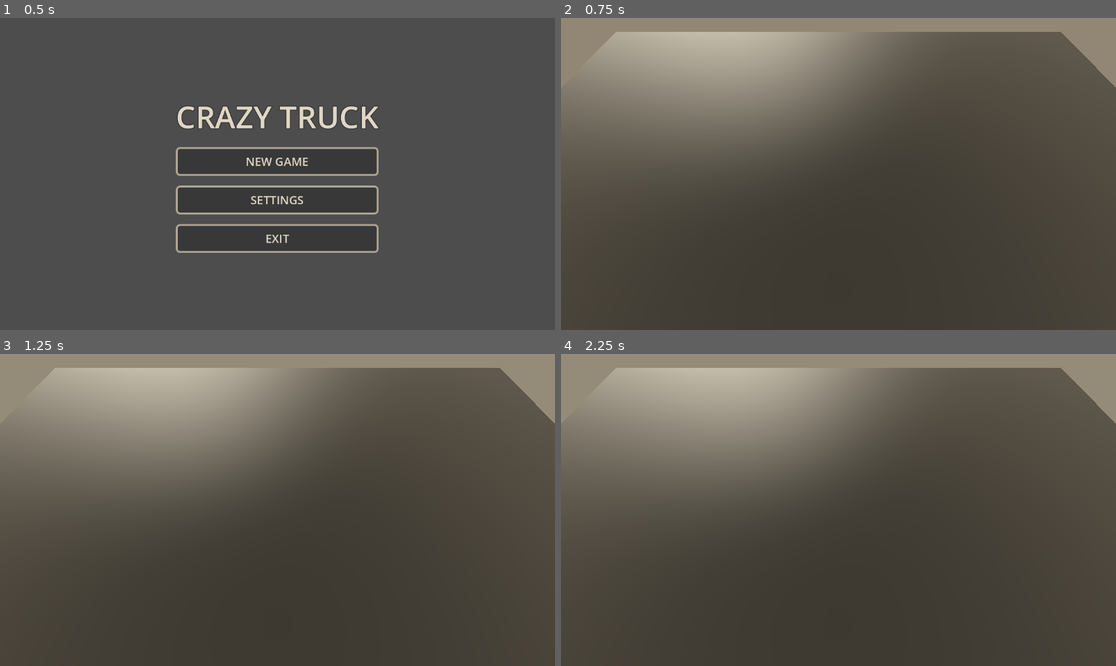
Above: before the commit, frames 1-4 (two rows, left to right).
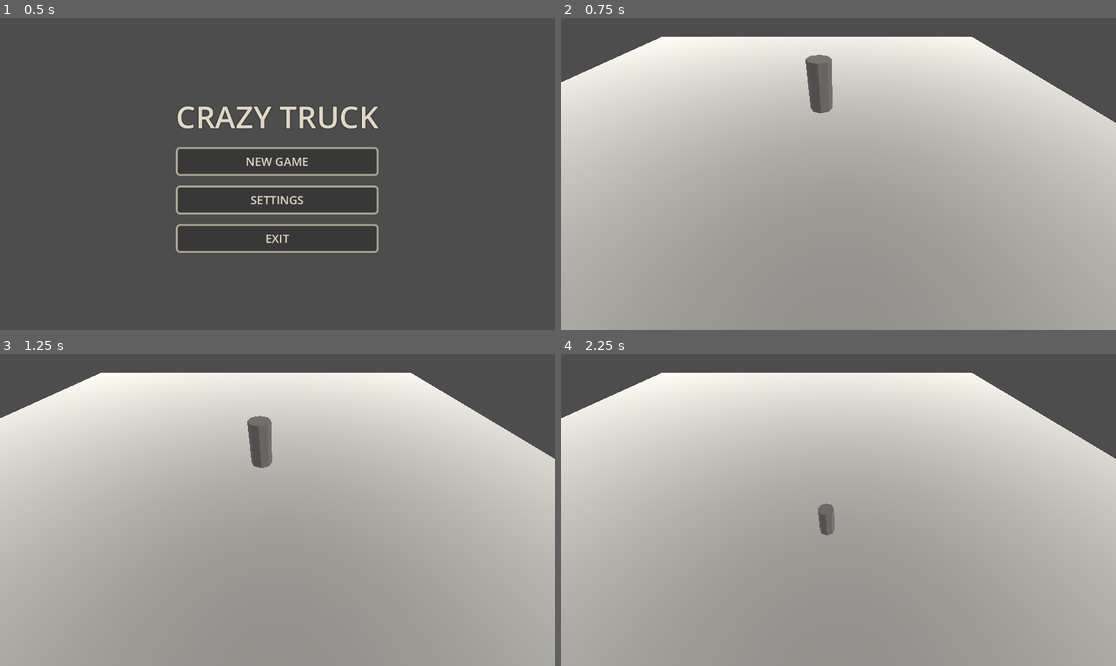
Above: after the commit, the same moments.

Repository: gruzek/CrazyTruck
Game: Godot game, scene res://scenes/intro/MainMenu.tscn
The game is run twice, just before and just after one commit, with the same random seed, the same clock (stepped at 60 frames per second) and the same inputs.
Inputs:
- Up to frame 1 (0.5 s): no input
- Up to frame 2 (0.75 s): click "NEW GAME" at 0.5 s
- Up to frame 3 (1.25 s): no input
- Up to frame 4 (2.25 s): no input

Frame 1 is identical in both runs. In frame 2, 97% of the frame differs, in the area x 0-100%, y 0-100%; in frame 3, 96%; in frame 4, 97%.

Commit message:
Testing Physics and First Level

Diff:
--- a/project.godot
+++ b/project.godot
@@ -15,6 +15,10 @@
 config/features=PackedStringArray("4.4", "GL Compatibility")
 config/icon="res://icon.svg"
 
+[physics]
+
+3d/default_gravity_vector=Vector3(0, -5, 0)
+
 [rendering]
 
 renderer/rendering_method="gl_compatibility"
--- a/scenes/level-01/level-01.tscn
+++ b/scenes/level-01/level-01.tscn
@@ -1,14 +1,9 @@
-[gd_scene load_steps=5 format=3 uid="uid://ctdgpb2jbghhh"]
+[gd_scene load_steps=6 format=3 uid="uid://ctdgpb2jbghhh"]
 
 [ext_resource type="PackedScene" uid="uid://ctdbc8tik1c7w" path="res://objects/spawnPoint/spawnPoint.tscn" id="1_rq5lv"]
-
-[sub_resource type="BoxMesh" id="BoxMesh_fqg4s"]
-
-[sub_resource type="StandardMaterial3D" id="StandardMaterial3D_ted77"]
-albedo_color = Color(0.266575, 0.266575, 0.266575, 1)
+[ext_resource type="PackedScene" uid="uid://rj4k4uxb2e2h" path="res://assets/level-01.glb" id="2_fqg4s"]
 
 [sub_resource type="Environment" id="Environment_ihtsc"]
-fog_enabled = true
 fog_light_color = Color(0.587836, 0.545045, 0.468297, 1)
 fog_light_energy = 1.24
 fog_sun_scatter = 0.18
@@ -20,12 +15,12 @@
 volumetric_fog_length = 37.74
 volumetric_fog_ambient_inject = 0.57
 
+[sub_resource type="StandardMaterial3D" id="StandardMaterial3D_fqg4s"]
+albedo_color = Color(0.252028, 0.252028, 0.252028, 1)
+
+[sub_resource type="CylinderShape3D" id="CylinderShape3D_fqg4s"]
+
 [node name="Level-01" type="Node3D"]
-
-[node name="Floor" type="MeshInstance3D" parent="."]
-transform = Transform3D(100, 0, 0, 0, 1, 0, 0, 0, 100, 0, -0.5, 0)
-mesh = SubResource("BoxMesh_fqg4s")
-surface_material_override/0 = SubResource("StandardMaterial3D_ted77")
 
 [node name="SpawnPoint" parent="." instance=ExtResource("1_rq5lv")]
 transform = Transform3D(1, 0, 0, 0, 1, 0, 0, 0, 1, -38.5124, 0, 44.1182)
@@ -34,9 +29,27 @@
 environment = SubResource("Environment_ihtsc")
 
 [node name="DirectionalLight3D" type="DirectionalLight3D" parent="."]
-transform = Transform3D(-0.594427, -0.70829, -0.380765, -0.662578, 0.699708, -0.267204, 0.455682, 0.0934528, -0.885223, 0, 135.85, 0)
-light_color = Color(0.880599, 0.847806, 0.771293, 1)
-light_energy = 4.429
+transform = Transform3D(-0.5, -0.612372, 0.612372, 0, 0.707107, 0.707107, -0.866025, 0.353553, -0.353553, 0, 135.85, 0)
+light_color = Color(0.95685, 0.944491, 0.915537, 1)
+light_energy = 2.0
+light_angular_distance = 90.0
+shadow_enabled = true
+shadow_bias = 0.2
+shadow_normal_bias = 1.0
 
 [node name="TestCamera" type="Camera3D" parent="."]
-transform = Transform3D(1, 0, 0, 0, 0.483343, 0.875431, 0, -0.875431, 0.483343, 0, 24.5514, 0)
+transform = Transform3D(1, 0, 0, 0, 0.683758, 0.729709, 0, -0.729709, 0.683758, 69.5218, 175.901, 274.678)
+
+[node name="level-01" parent="." instance=ExtResource("2_fqg4s")]
+
+[node name="PhysicsTest" type="RigidBody3D" parent="."]
+transform = Transform3D(1, 0, 0, 0, 1, 0, 0, 0, 1, 61.9188, 139.999, 190.016)
+
+[node name="CSGCylinder3D" type="CSGCylinder3D" parent="PhysicsTest"]
+transform = Transform3D(10, 0, 0, 0, 10, 0, 0, 0, 10, 0, 0, 0)
+smooth_faces = false
+material = SubResource("StandardMaterial3D_fqg4s")
+
+[node name="CollisionShape3D" type="CollisionShape3D" parent="PhysicsTest"]
+transform = Transform3D(10, 0, 0, 0, 10, 0, 0, 0, 10, 0, 0, 0)
+shape = SubResource("CylinderShape3D_fqg4s")
Not shown, added: assets/level-01.blend.import
Binary file added: assets/level-01.glb
Not shown, added: assets/level-01.glb.import
Binary file added: assets/level-01.png
Not shown, added: assets/level-01.png.import
Binary file added: assets/level-01_level-01.png
Not shown, added: assets/level-01_level-01.png.import
Not shown, added: assets/level-01.blend
